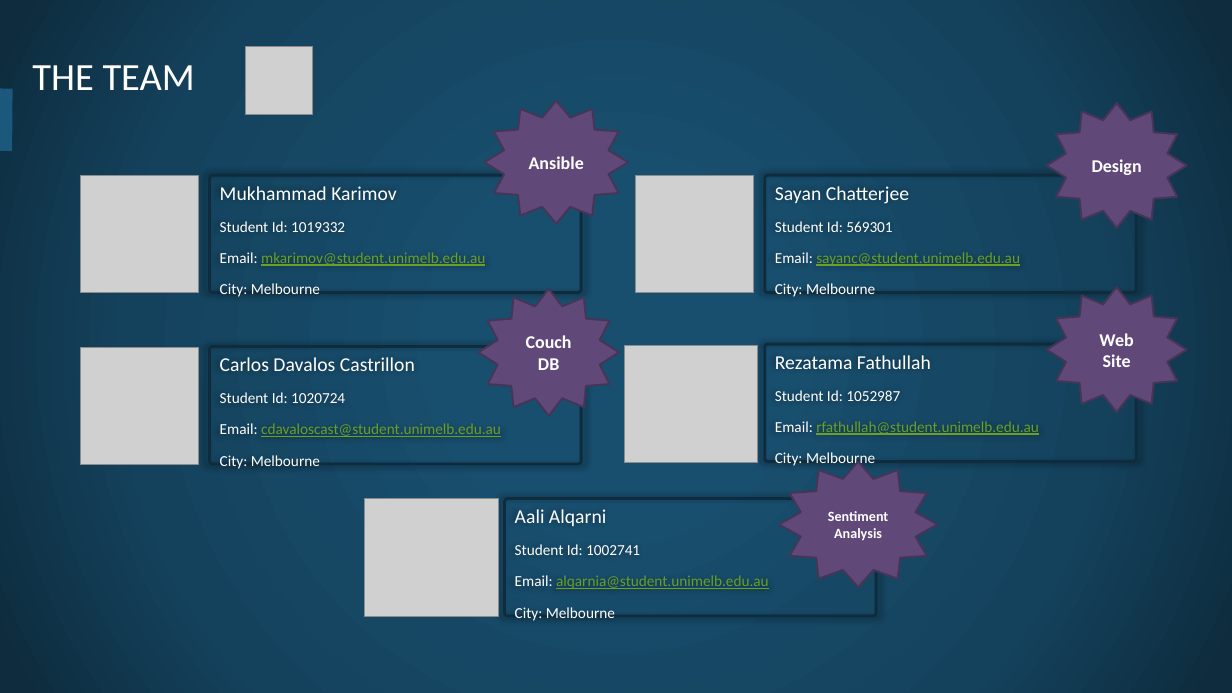
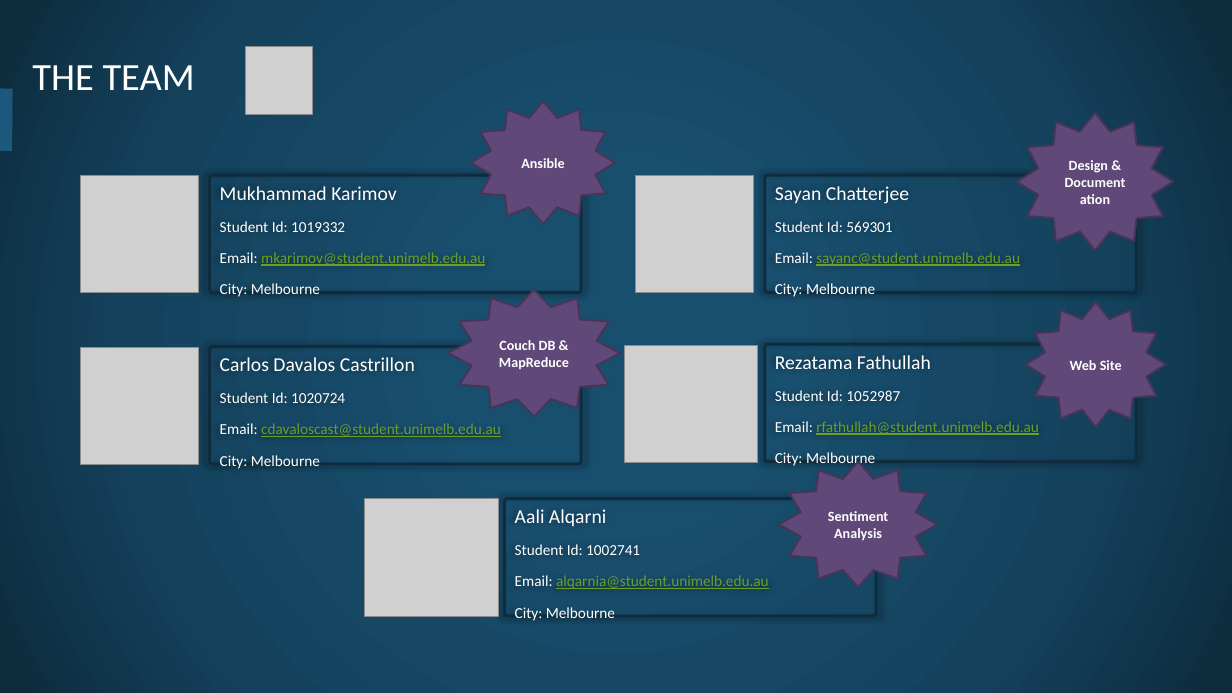
Before and after one commit to COMP90024-students/report, a slide deck: slide 2 of Team19_Presentation.pptx. Drawn at 1232x693 pixels with LibreOffice and Linux fonts; fonts in the diff are those of the drawing; grey boxes stand for pictures; background and template pictures are left out. Boxes give left, top, right and bottom in pixels: in the first picture for what was removed or moved away, otherwise in the second. Text is boxed around its words. In the diff, an @@ line names an element or a change of style, - is before the commit and + after.

```diff
--- a/Team19_Presentation.pptx
+++ b/Team19_Presentation.pptx
@@ star "Ansible": place and size @@
-star "Ansible" at (484,101,628,224)
+star "Ansible" at (471,102,616,225)
@@ star "Ansible" at (471,102,616,225): size 14 to 11 pt @@
@@ star "Design & Documentation": place and size @@
-star "Design & Documentation" at (1047,104,1187,228)
+star "Design & Documentation" at (1017,113,1173,250)
@@ text in star at (1069,160,1108,173): text changed; size 14 to 11 pt @@
-Design
+Design & Documentation
@@ star "Couch DB & MapReduce": place and size @@
-star "Couch DB & MapReduce" at (479,289,619,416)
+star "Couch DB & MapReduce" at (448,290,621,417)
@@ star "Web Site" at (1026,302,1165,427): size 14 to 11 pt @@
@@ star "Web Site": place and size @@
-star "Web Site" at (1047,287,1187,412)
+star "Web Site" at (1026,302,1165,427)
@@ text in star at (499,340,569,369): text changed; size 14 to 11 pt @@
-Couch DB
+Couch DB & MapReduce
```
Also in this commit, not shown: 1 other slide changed, 1 other file.
